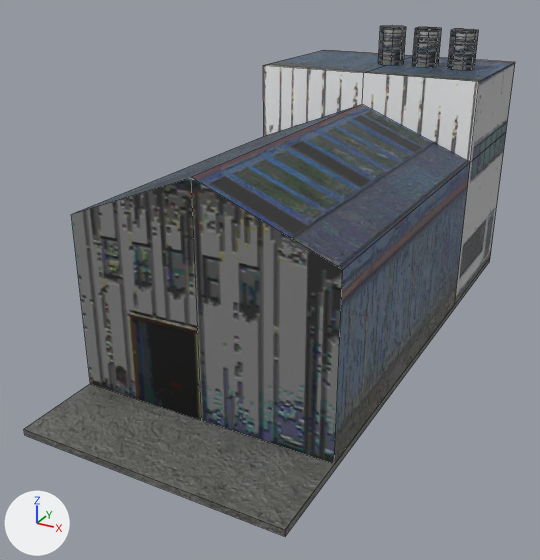
Before and after pictures for a commit that changed the Blender file Assets/Mesh/Fabbrica001.blend.
The view is the same before and after, from a 50 mm lens placed at (7.52, -15.49, 9.04), pointed at (-0.49, -0.91, 1.76). Lighting does not change. The marker at lower left points along +X, +Y and +Z. The older version comes first. Mesh edges are drawn as thin lines.

Before the edit, the objects in view are built like this:
```python
me_cube_028 = bpy.data.meshes.new('Cube.028')
me_cube_028.from_pydata(...)  # 79 vertices, 50 faces; spans x -2.0..4.0, y -2.0..12.0, z 0.0..7.14
# faces by material slot: [45, 5]
me_cube_028.materials.append(mat_trim_facciate)
me_cube_028.materials.append(mat_trim_ground)
ob_fabbrica_001_col = bpy.data.objects.new('Fabbrica.001_col', me_cube_028)
ob_fabbrica_001_col.location = (-1.0, -4.73, 0.0)
```
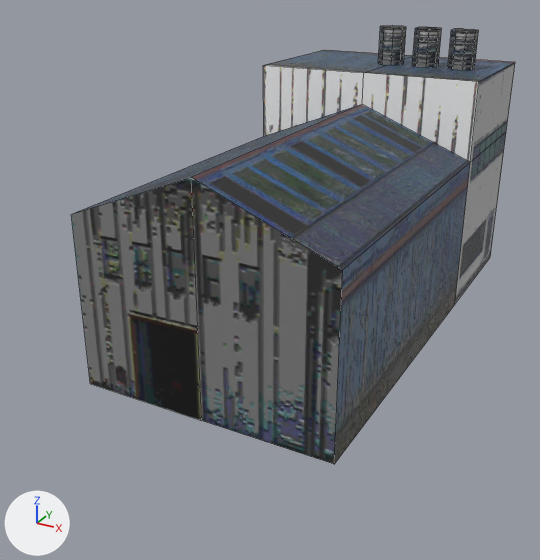
The newer file is also turned or shifted as a whole; pictures and numbers use the older file's frame.

The change in detail:
me_cube_028 is used by ob_fabbrica_001_col; location (-1.0, -4.73, 0.0).
me_cube_028 had 79 vertices, 50 faces and spanned x -2.0..4.0, y -2.0..12.0, z 0.0..7.14.
me_cube_028 now has 71 vertices, 45 faces and spans x -2.0..4.0, y 0.0..12.0, z 0.15..7.14.
me_cube_028 part 1: the loose piece of 8 vertices spanning x -2.0..4.0, y -2.0..12.0, z 0.0..0.15 is deleted.
me_cube_028 no longer uses material mat_trim_ground.

Location of each change, [x1, y1, x2, y2] in pixels of the pictures (540 x 560 px):
'Fabbrica.001_col', reshaped (10% narrower, 14% shorter)
    before: [24, 25, 515, 536]
    after: [71, 25, 515, 464]
part 1 of me_cube_028, deleted
    before: [24, 258, 490, 536]
